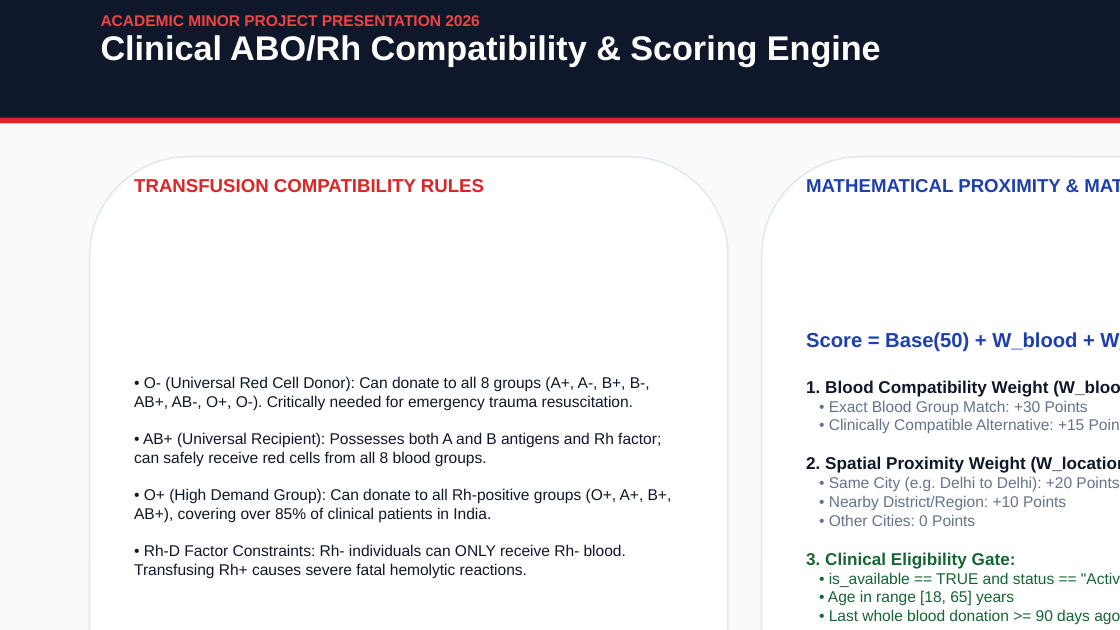
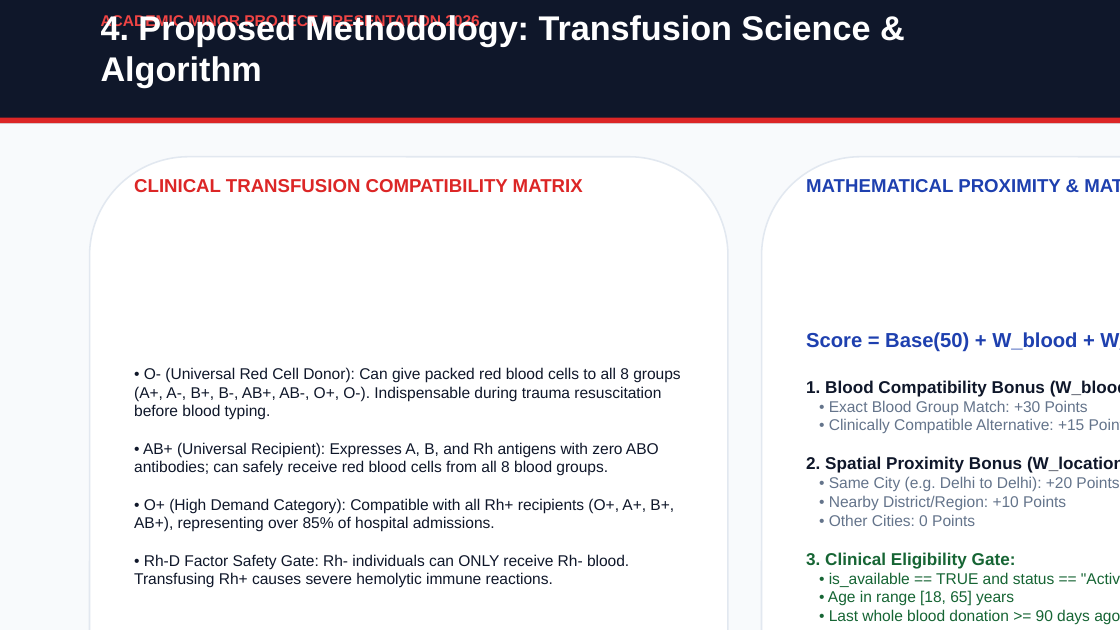
Before and after one commit to anshumanjaglan/blood-donation-management-system, a slide deck: slide 7 of public/Blood_Donation_Management_System_Presentation.pptx (slide 5 before the commit). Drawn at 1120x630 pixels with LibreOffice and Linux fonts; fonts in the diff are those of the drawing. Boxes give left, top, right and bottom in pixels: in the first picture for what was removed or moved away, otherwise in the second. Text is boxed around its words. In the diff, an @@ line names an element or a change of style, - is before the commit and + after.

Commit message:
feat(ppt): add required academic sections (Objectives, Motivation, Literature Survey, Methodology, Outcomes, References)

```diff
--- a/public/Blood_Donation_Management_System_Presentation.pptx
+++ b/public/Blood_Donation_Management_System_Presentation.pptx
@@ text at (101, 15, 870, 87): text changed @@
-Clinical ABO/Rh Compatibility & Scoring Engine
+4. Proposed Methodology: Transfusion Science & Algorithm
@@ text at (134, 179, 583, 192): text changed @@
-TRANSFUSION COMPATIBILITY RULES
+CLINICAL TRANSFUSION COMPATIBILITY MATRIX
@@ text at (806, 332, 1120, 587): text changed @@
-Score = Base(50) + W_blood + W_location
-1. Blood Compatibility Weight (W_blood):
-• Exact Blood Group Match: +30 Points
-• Clinically Compatible Alternative: +15 Points
-2. Spatial Proximity Weight (W_location):
-• Same City (e.g. Delhi to Delhi): +20 Points
-• Nearby District/Region: +10 Points
-• Other Cities: 0 Points
-3. Clinical Eligibility Gate:
-• is_available == TRUE and status == "Active"
+Score = Base(50) + W_blood + W_location
+1. Blood Compatibility Bonus (W_blood):
+• Exact Blood Group Match: +30 Points
+• Clinically Compatible Alternative: +15 Points
+2. Spatial Proximity Bonus (W_location):
+• Same City (e.g. Delhi to Delhi): +20 Points
+• Nearby District/Region: +10 Points
+• Other Cities: 0 Points
+3. Clinical Eligibility Gate:
+• is_available == TRUE and status == "Active"
@@ text at (134, 367, 680, 588): text changed @@
-• O- (Universal Red Cell Donor): Can donate to all 8 groups (A+, A-, B+, B-, AB+, AB-, O+, O-). Critically needed for emergency trauma resuscitation.
-• AB+ (Universal Recipient): Possesses both A and B antigens and Rh factor; can safely receive red cells from all 8 blood groups.
-• O+ (High Demand Group): Can donate to all Rh-positive groups (O+, A+, B+, AB+), covering over 85% of clinical patients in India.
-• Rh-D Factor Constraints: Rh- individuals can ONLY receive Rh- blood. Transfusing Rh+ causes severe fatal hemolytic reactions.
+• O- (Universal Red Cell Donor): Can give packed red blood cells to all 8 groups (A+, A-, B+, B-, AB+, AB-, O+, O-). Indispensable during trauma resuscitation before blood typing.
+• AB+ (Universal Recipient): Expresses A, B, and Rh antigens with zero ABO antibodies; can safely receive red blood cells from all 8 blood groups.
+• O+ (High Demand Category): Compatible with all Rh+ recipients (O+, A+, B+, AB+), representing over 85% of hospital admissions.
+• Rh-D Factor Safety Gate: Rh- individuals can ONLY receive Rh- blood. Transfusing Rh+ causes severe hemolytic immune reactions.
```
Also in this commit, not shown: 6 other slides changed, 5 slides added, 3 slides removed, 3 other files.
